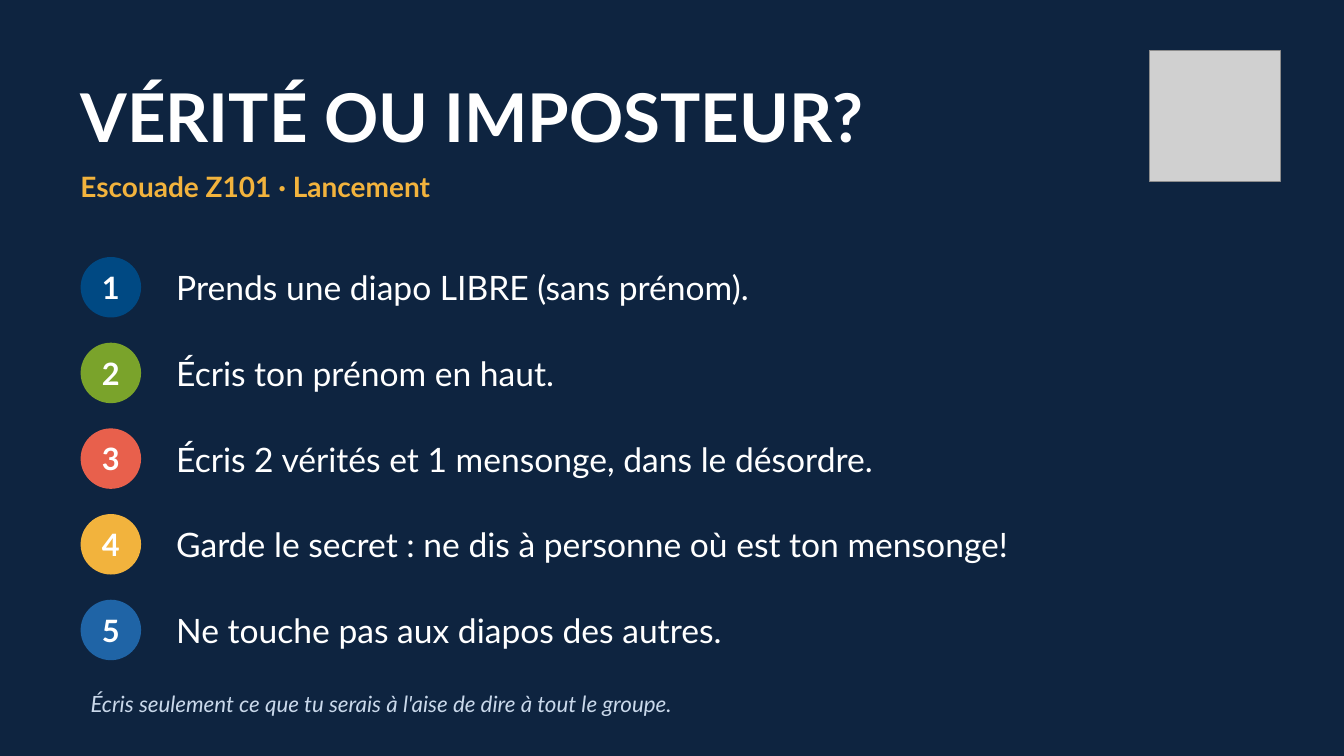
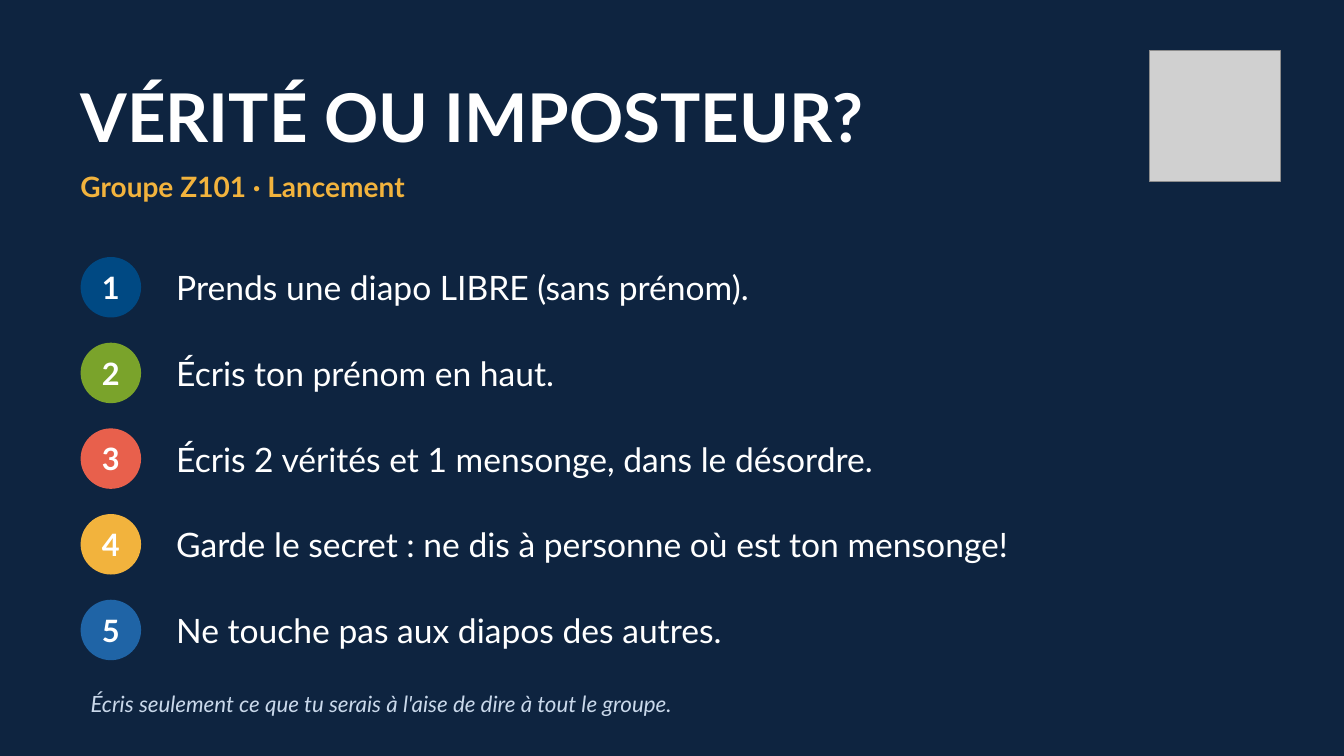
Before and after one commit to isabellepedneault111-ai/Chat-, a slide deck: slide 1 of documents/z101/lancement/Verite-ou-imposteur.pptx. Drawn at 1344x756 pixels with LibreOffice and Linux fonts; fonts in the diff are those of the drawing; grey boxes stand for pictures. Boxes give left, top, right and bottom in pixels: in the first picture for what was removed or moved away, otherwise in the second. Text is boxed around its words. In the diff, an @@ line names an element or a change of style, - is before the commit and + after.

```diff
--- a/documents/z101/lancement/Verite-ou-imposteur.pptx
+++ b/documents/z101/lancement/Verite-ou-imposteur.pptx
@@ text at (x1=80, y1=176, x2=404, y2=202): text changed @@
-Escouade Z101 · Lancement
+Groupe Z101 · Lancement
```
Also in this commit, not shown: 8 other files.
